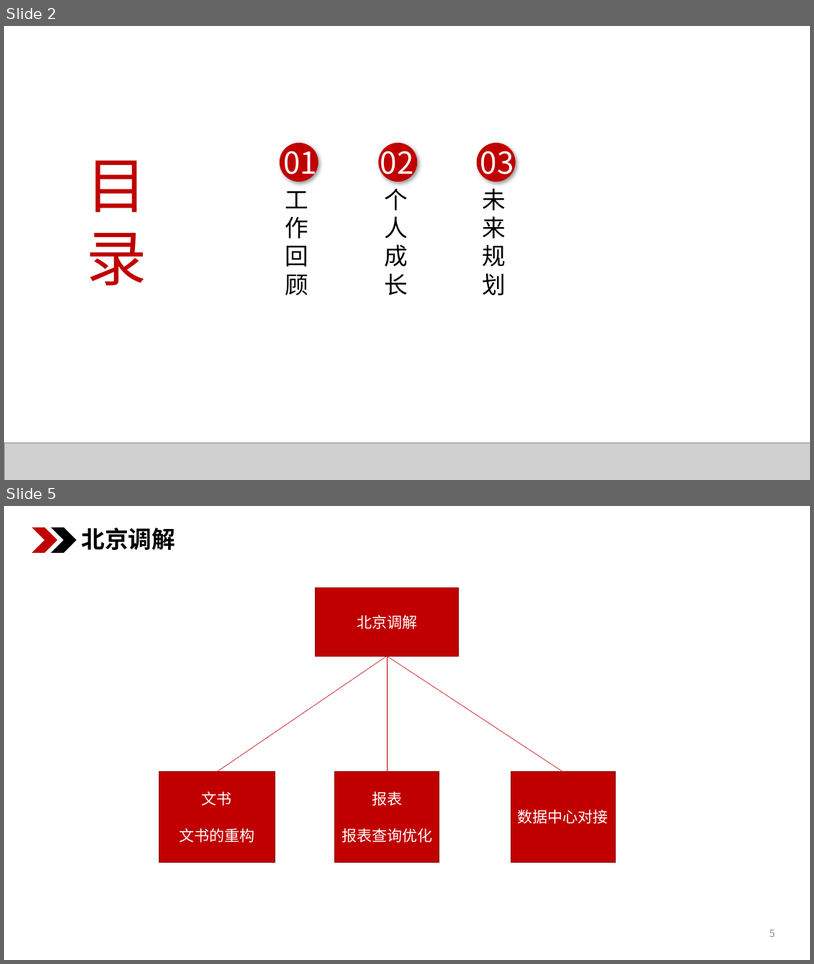
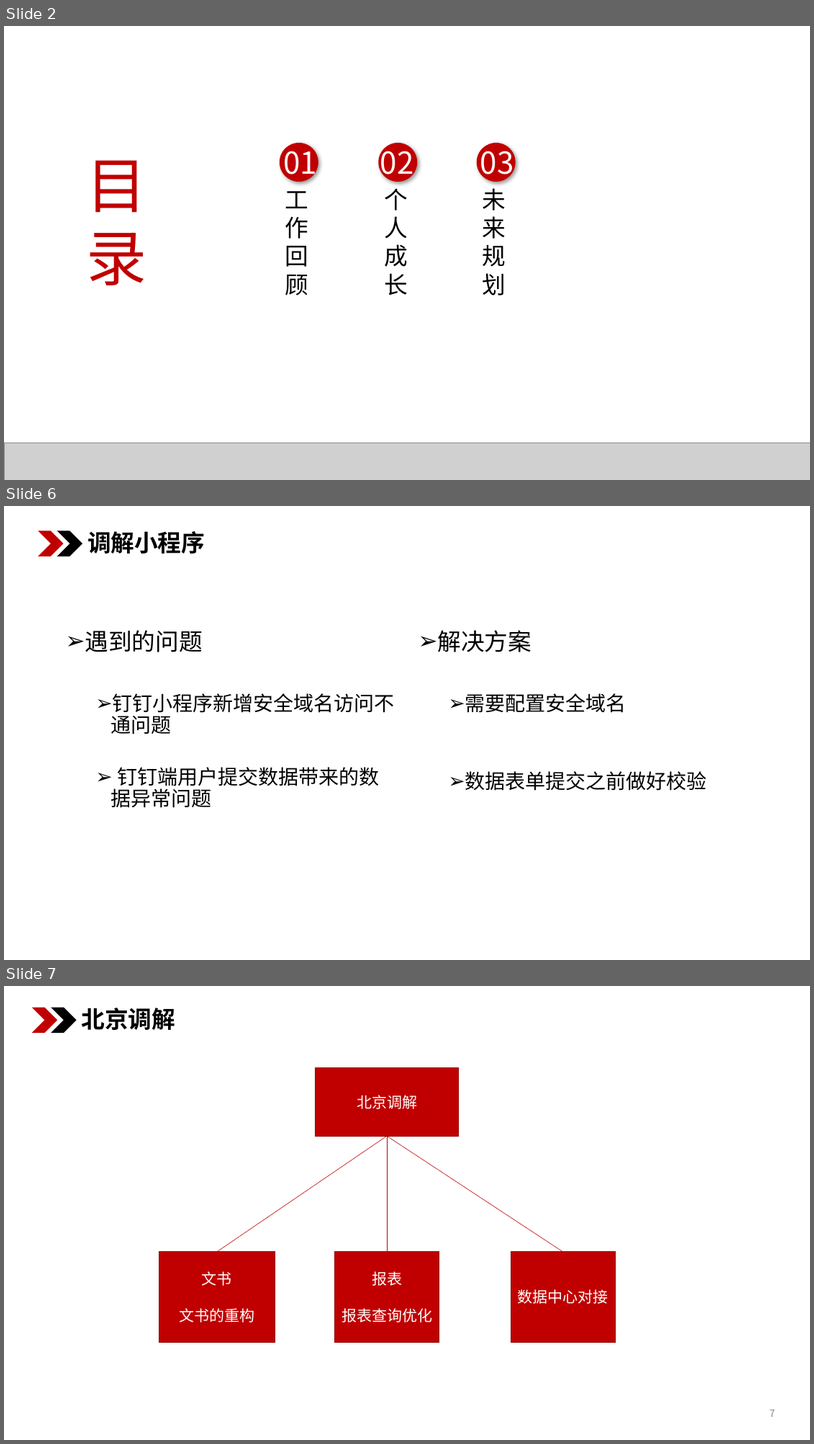
Before and after one commit to lsl645031854/ppt, a slide deck: 述职报告-李帅领.pptx. Shown one above the other, each under a label of ours: slides 2 and 5 before the commit, slides 2, 6 and 7 after it; the slides between them are not shown. The pictures are 814x964 and 814x1444 pixels, drawn with LibreOffice and Linux fonts; fonts in the diff are those of the drawing; grey boxes stand for pictures. Boxes give left, top, right and bottom in pixels: in the first picture for what was removed or moved away, otherwise in the second. Text is boxed around its words. In the diff, an @@ line names an element or a change of style, - is before the commit and + after.

```diff
--- a/述职报告-李帅领.pptx
+++ b/述职报告-李帅领.pptx
@@ slide 6 added at bbox=[4, 506, 810, 960], background #FFFFFF @@
@@ chevron added at bbox=[38, 530, 63, 556], fill #C00000 @@
@@ chevron added at bbox=[57, 530, 82, 556], fill #000000 @@
@@ text added at bbox=[88, 531, 205, 554], 28 pt, text #000000, bold @@
+调解小程序
@@ text added at bbox=[85, 630, 395, 808], 24 pt, text #000000 @@
+➢ 遇到的问题
+  ➢ 钉钉小程序新增安全域名访问不通问题
+  ➢ 钉钉端用户提交数据带来的数据异常问题
@@ text added at bbox=[438, 630, 707, 790], 24 pt, text #000000 @@
+➢ 解决方案
+  ➢ 需要配置安全域名
+  ➢ 数据表单提交之前做好校验
@@ what was slide 5 is now slide 7 @@
@@ page number at bbox=[770, 1409, 776, 1417]: text changed @@
-5
+7
```
Also in this commit, not shown: 3 slides changed, 4 other slides added.
